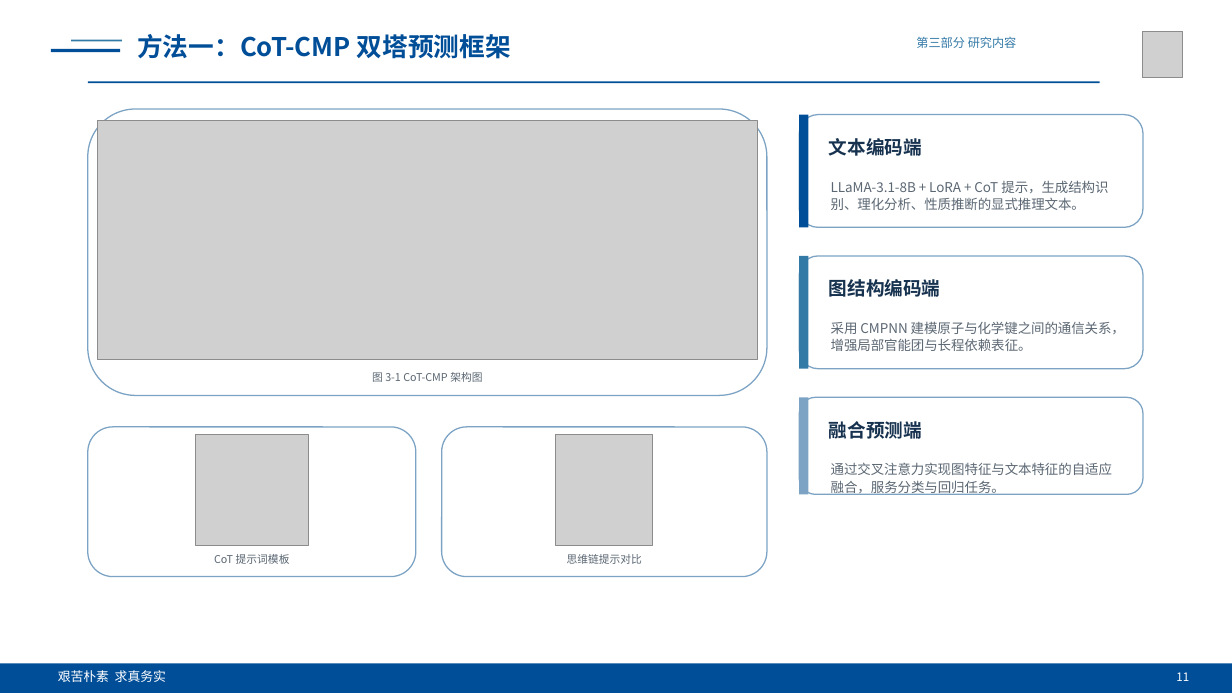
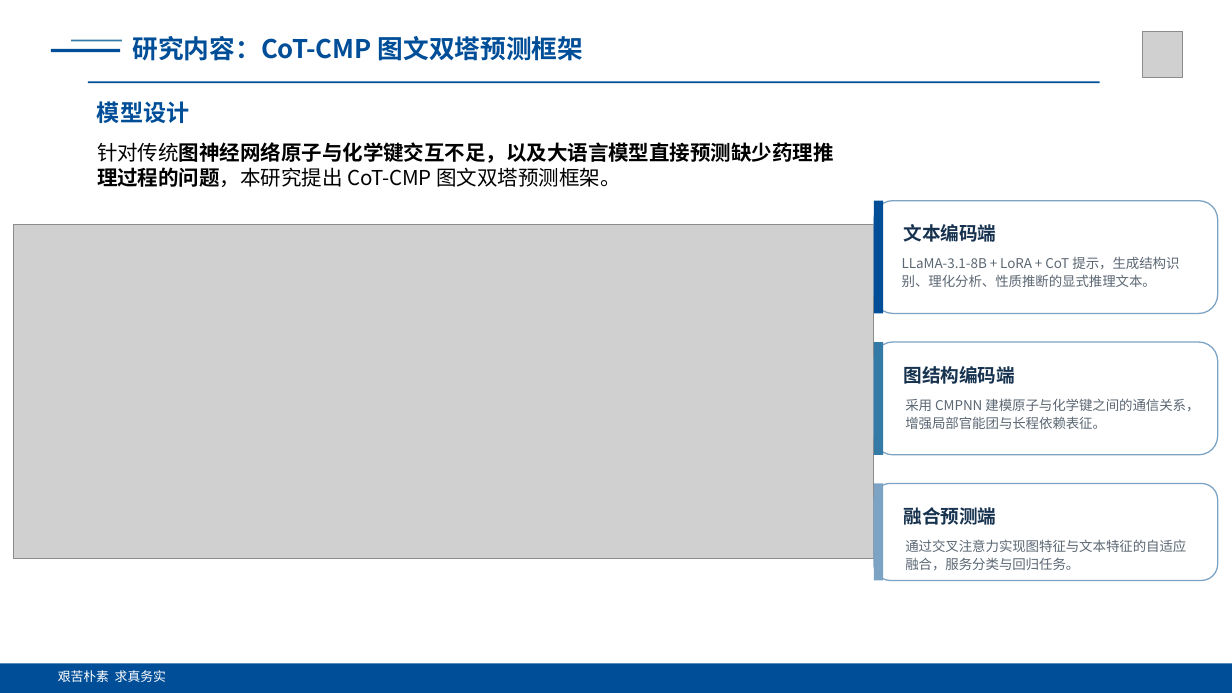
Before and after one commit to fanshuaiyao/BYFinall, a slide deck: slide 9 of 答辩/ppt/基于多模态学习的药物分子性质预测研究_答辩PPT.pptx (slide 8 before the commit). Drawn at 1232x693 pixels with LibreOffice and Linux fonts; fonts in the diff are those of the drawing; grey boxes stand for pictures. Boxes give left, top, right and bottom in pixels: in the first picture for what was removed or moved away, otherwise in the second. Text is boxed around its words. In the diff, an @@ line names an element or a change of style, - is before the commit and + after.

```diff
--- a/答辩/ppt/基于多模态学习的药物分子性质预测研究_答辩PPT.pptx
+++ b/答辩/ppt/基于多模态学习的药物分子性质预测研究_答辩PPT.pptx
@@ text at (132, 36, 584, 61): text changed @@
-方法一：CoT-CMP 双塔预测框架
+研究内容：CoT-CMP 图文双塔预测框架
@@ text removed at (916, 36, 1017, 48) @@
-第三部分 研究内容
@@ rounded rectangle removed at (88, 109, 767, 396) @@
@@ text added at (97, 101, 189, 123), 18 pt, text #004E98, bold @@
+模型设计
@@ text added at (97, 142, 834, 187), 16 pt, text #000000, bold @@
+针对传统图神经网络原子与化学键交互不足，以及大语言模型直接预测缺少药理推理过程的问题，本研究提出 CoT-CMP 图文双塔预测框架。
@@ rounded rectangle: place and size @@
-rounded rectangle at (799, 256, 1143, 369)
+rounded rectangle at (874, 201, 1218, 313)
@@ picture: place and size @@
-picture at (97, 121, 758, 360)
+picture at (14, 225, 874, 559)
@@ text "LLaMA-3.1-8B + LoRA + CoT ...": place and size @@
-text "LLaMA-3.1-8B + LoRA + CoT ..." at (831, 180, 1108, 210)
+text "LLaMA-3.1-8B + LoRA + CoT ..." at (902, 256, 1179, 287)
@@ rounded rectangle: place and size @@
-rounded rectangle at (799, 397, 1143, 494)
+rounded rectangle at (874, 342, 1218, 455)
@@ text removed at (372, 372, 482, 382) @@
-图 3-1 CoT-CMP 架构图
@@ text "采用 CMPNN 建模原子与化学键之间的通信关系，增强局部官能团与长程依赖表征。": place and size @@
-text "采用 CMPNN 建模原子与化学键之间的通信关系，增强局部官能团与长程依赖表征。" at (831, 321, 1125, 351)
+text "采用 CMPNN 建模原子与化学键之间的通信关系，增强局部官能团与长程依赖表征。" at (905, 398, 1199, 429)
@@ rounded rectangle removed at (88, 427, 416, 577) @@
@@ picture removed at (195, 434, 308, 545) @@
@@ rounded rectangle removed at (442, 427, 767, 577) @@
@@ picture removed at (555, 434, 653, 545) @@
@@ 3 texts, 3 rectangles: place and size @@
-3 texts, 3 rectangles at (799, 115, 941, 494)
+3 texts, 3 rectangles at (874, 201, 1015, 580)
@@ rounded rectangle: place and size @@
-rounded rectangle at (799, 115, 1143, 227)
+rounded rectangle at (874, 483, 1218, 580)
@@ text "通过交叉注意力实现图特征与文本特征的自适应融合，服务分类与回归任务。": place and size @@
-text "通过交叉注意力实现图特征与文本特征的自适应融合，服务分类与回归任务。" at (831, 462, 1112, 495)
+text "通过交叉注意力实现图特征与文本特征的自适应融合，服务分类与回归任务。" at (905, 539, 1186, 570)
@@ text removed at (214, 554, 290, 564) @@
-CoT 提示词模板
@@ text removed at (567, 554, 642, 564) @@
-思维链提示对比
@@ text removed at (1176, 672, 1189, 681) @@
-11
```
Also in this commit, not shown: 8 other slides changed, 7 slides added, 2 slides removed, 23 other files.
